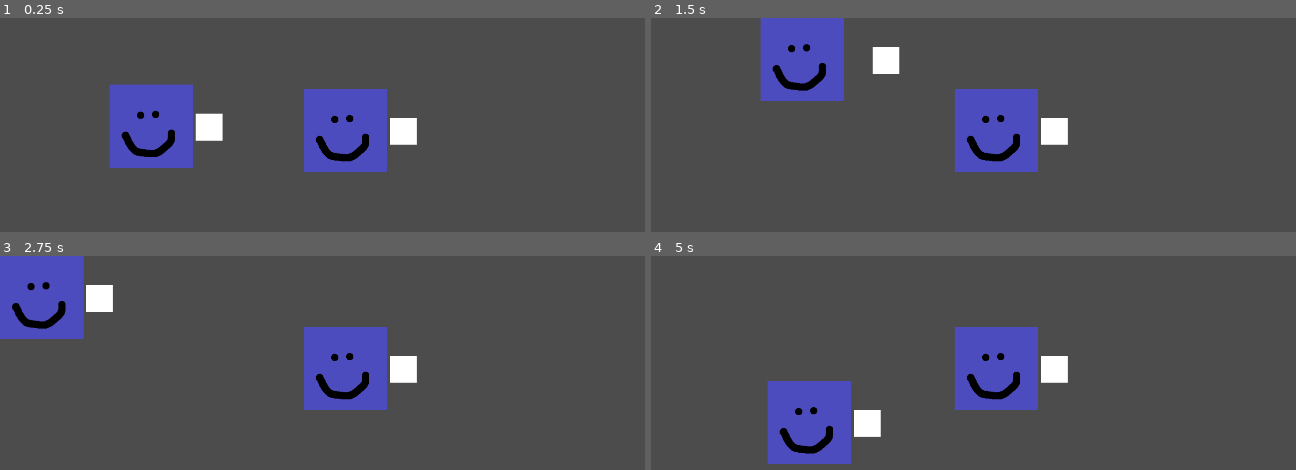
Above: before the commit, frames 1-4 (two rows, left to right).
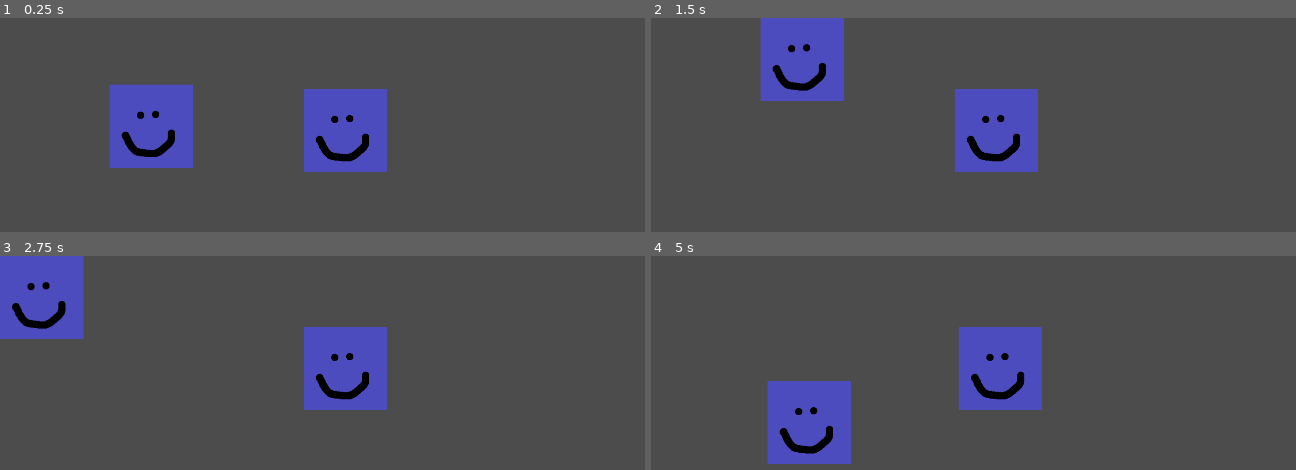
Above: after the commit, the same moments.

Repository: sadikuar/ringout
Game: Godot game, scene res://Ring.tscn
Same seed, same stepped clock (60 frames per second), same inputs: the game is played once before the commit and once after it.
Inputs (mouse positions are in pixels of both pictures, inside the frame that each line leads up to):
- Up to frame 1 (0.25 s): no input
- Up to frame 2 (1.5 s): tap Enter at 0.5 s; move the mouse to (outside the picture) at 0.52 s; hold W (Move up) from 0.53 s (still down); click (outside the picture) at 0.6 s; tap Space at 1.25 s; move the mouse to (outside the picture) at 1.27 s; click (outside the picture) at 1.35 s
- Up to frame 3 (2.75 s): tap Enter at 2 s; move the mouse to (161, 414) at 2.02 s; release W (Move up) at 2.03 s; hold A (Move left) from 2.03 s (still down); click (161, 414) at 2.1 s
- Up to frame 4 (5 s): move the mouse to (outside the picture) at 2.77 s; click (outside the picture) at 2.85 s; tap Space at 3.5 s; move the mouse to (928, 369) at 3.52 s; release A (Move left) at 3.53 s; hold S (Move down) 3.53-4.28 s; click (928, 369) at 3.6 s; move the mouse to (1225, 459) at 4.27 s; hold D (Move right) from 4.28 s (still down); click (1225, 459) at 4.35 s

The runs differ from the first frame. In frame 1, 1.1% of the frame differs, in the area x 30-65%, y 44-60%; in frame 2, 1.1%; in frame 3, 1.1%; in frame 4, 1.9%, in the area x 31-65%, y 33-85%.

Commit message:
Remove sprite from hand scene
Removed the animated sprite from the hand scene.
Renamed hand scene to player hitzone.
Collision will not be disabled at the moment, we
need to wait for the punch animation to finish (which
doesn't exist at the moment).

Diff:
--- a/Hand.tscn
+++ /dev/null
@@ -1,32 +0,0 @@
-[gd_scene load_steps=8 format=2]
-
-[ext_resource path="res://img/hand-animation/hand4.png" type="Texture" id=1]
-[ext_resource path="res://img/hand-animation/hand2.png" type="Texture" id=2]
-[ext_resource path="res://img/hand-animation/hand3.png" type="Texture" id=3]
-[ext_resource path="res://img/hand-animation/hand1.png" type="Texture" id=4]
-[ext_resource path="res://Hand.gd" type="Script" id=5]
-
-[sub_resource type="SpriteFrames" id=1]
-animations = [ {
-"frames": [ ExtResource( 4 ), ExtResource( 2 ), ExtResource( 3 ), ExtResource( 1 ) ],
-"loop": false,
-"name": "punch",
-"speed": 4.0
-} ]
-
-[sub_resource type="RectangleShape2D" id=2]
-extents = Vector2( 128, 32 )
-
-[node name="Hand" type="Area2D"]
-script = ExtResource( 5 )
-
-[node name="AnimatedSprite" type="AnimatedSprite" parent="."]
-frames = SubResource( 1 )
-animation = "punch"
-speed_scale = 3.0
-
-[node name="CollisionShape2D" type="CollisionShape2D" parent="."]
-shape = SubResource( 2 )
-
-[connection signal="body_entered" from="." to="." method="_on_Hand_body_entered"]
-[connection signal="animation_finished" from="AnimatedSprite" to="." method="_on_AnimatedSprite_animation_finished"]
--- a/Player.tscn
+++ b/Player.tscn
@@ -2,7 +2,7 @@
 
 [ext_resource path="res://img/player.png" type="Texture" id=1]
 [ext_resource path="res://Player.gd" type="Script" id=2]
-[ext_resource path="res://Hand.tscn" type="PackedScene" id=3]
+[ext_resource path="res://PlayerHitzone.tscn" type="PackedScene" id=3]
 
 [sub_resource type="RectangleShape2D" id=1]
 extents = Vector2( 100, 100 )
--- a/Hand.gd
+++ b/PlayerHitzone.gd
@@ -16,16 +16,12 @@
 	if not disable_movements:
 		if Input.is_action_just_pressed("Punch 1"):
 			$CollisionShape2D.disabled = false
-			$AnimatedSprite.play()
 
 
-func _on_AnimatedSprite_animation_finished():
-	$CollisionShape2D.disabled = true
-	$AnimatedSprite.stop()
-	$AnimatedSprite.frame = 0
+# Stop collision when player's animation is finished
 
 
-func _on_Hand_body_entered(body):
+func _on_PlayerHitzone_body_entered(body):
 	# Hit countdown has not started or has finished
 	if body.get_time_left() == 0:
 		body.position.x += 10 # Apply position change to player
--- /dev/null
+++ b/PlayerHitzone.tscn
@@ -0,0 +1,14 @@
+[gd_scene load_steps=3 format=2]
+
+[ext_resource path="res://PlayerHitzone.gd" type="Script" id=5]
+
+[sub_resource type="RectangleShape2D" id=2]
+extents = Vector2( 128, 32 )
+
+[node name="PlayerHitzone" type="Area2D"]
+script = ExtResource( 5 )
+
+[node name="CollisionShape2D" type="CollisionShape2D" parent="."]
+shape = SubResource( 2 )
+
+[connection signal="body_entered" from="." to="." method="_on_PlayerHitzone_body_entered"]
